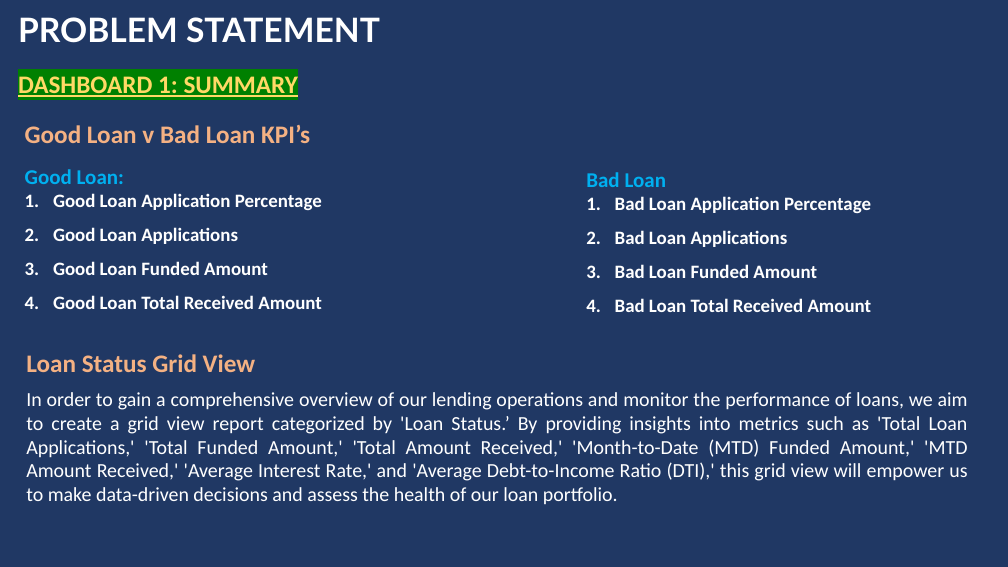
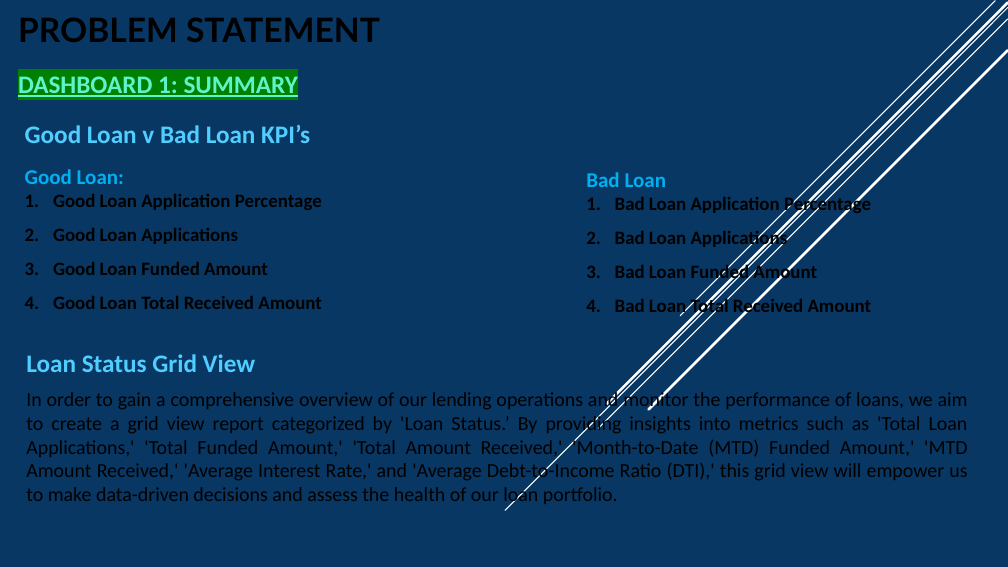
Before and after one commit to 13vInAyS/-Bank-Loan-Analysis-Project-SQL-SERVER-MANAGEMENT-STUDIO-Power-BI-Excel, a slide deck: slide 10 of Bank Loan PPT Power BI.pptx. Drawn at 1008x567 pixels with LibreOffice and Linux fonts; fonts in the diff are those of the drawing. Boxes give left, top, right and bottom in pixels: in the first picture for what was removed or moved away, otherwise in the second. Text is boxed around its words. In the diff, an @@ line names an element or a change of style, - is before the commit and + after.

```diff
--- a/Bank Loan PPT Power BI.pptx
+++ b/Bank Loan PPT Power BI.pptx
@@ background #203864 to #083763 @@
@@ text "PROBLEM STATEMENT" at bbox=[18, 17, 380, 42]: text colour #FFFFFF to #000000 @@
@@ line added from (1008, 8) to (505, 510), #FFFFFF 1 pt @@
@@ line added from (1008, 19) to (598, 429), #FFFFFF 1 pt @@
@@ line added from (1008, 3) to (606, 404), #FFFFFF 2.5 pt @@
@@ line added from (995, 1) to (681, 316), #FFFFFF 1 pt @@
@@ line added from (1008, 51) to (649, 410), #FFFFFF 2.5 pt @@
@@ text "DASHBOARD 1: SUMMARY" at bbox=[18, 76, 298, 97]: text colour #FFD966 to #5FF3CA @@
@@ text at bbox=[25, 125, 322, 309]: text colour #F4B183 to #4FCEFF in "Good Loan v Bad Loan KPI’s"; text colour #FFFFFF to #000000 in "Good Loan Application Percentage", "Good Loan Applications", "Good Loan Funded Amount", "Good Loan Total Received Amount" @@
@@ text at bbox=[615, 194, 872, 317]: text colour #FFFFFF to #000000 @@
@@ text "Loan Status Grid View" at bbox=[26, 354, 968, 507]: text colour #F4B183 to #4FCEFF in "Loan Status Grid View"; text colour #FFFFFF to #000000 @@
```
Also in this commit, not shown: 12 other slides changed.
